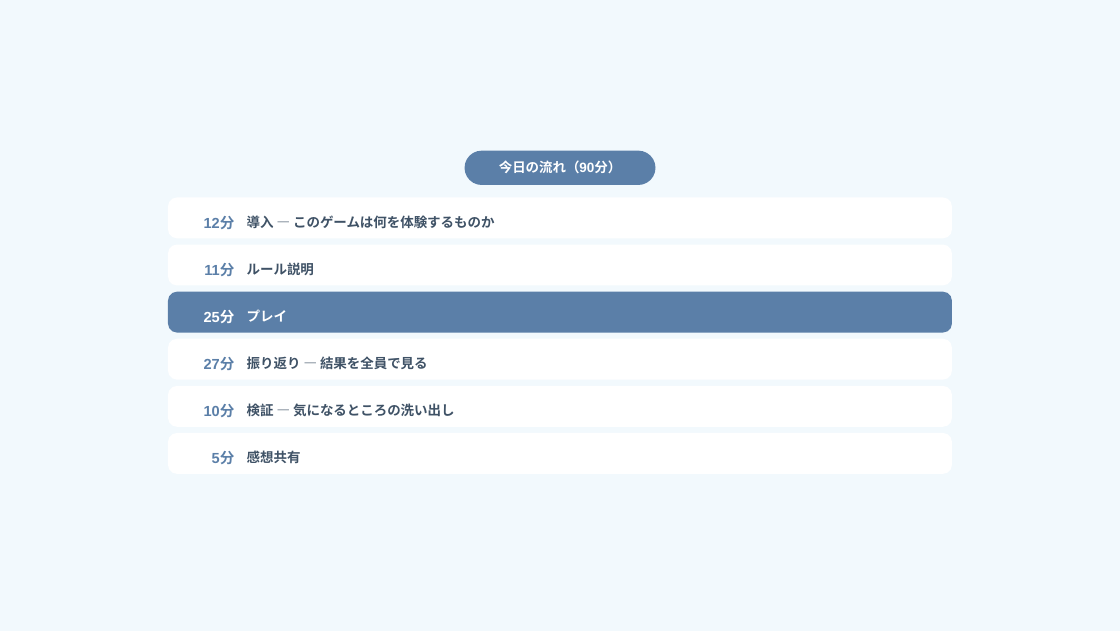
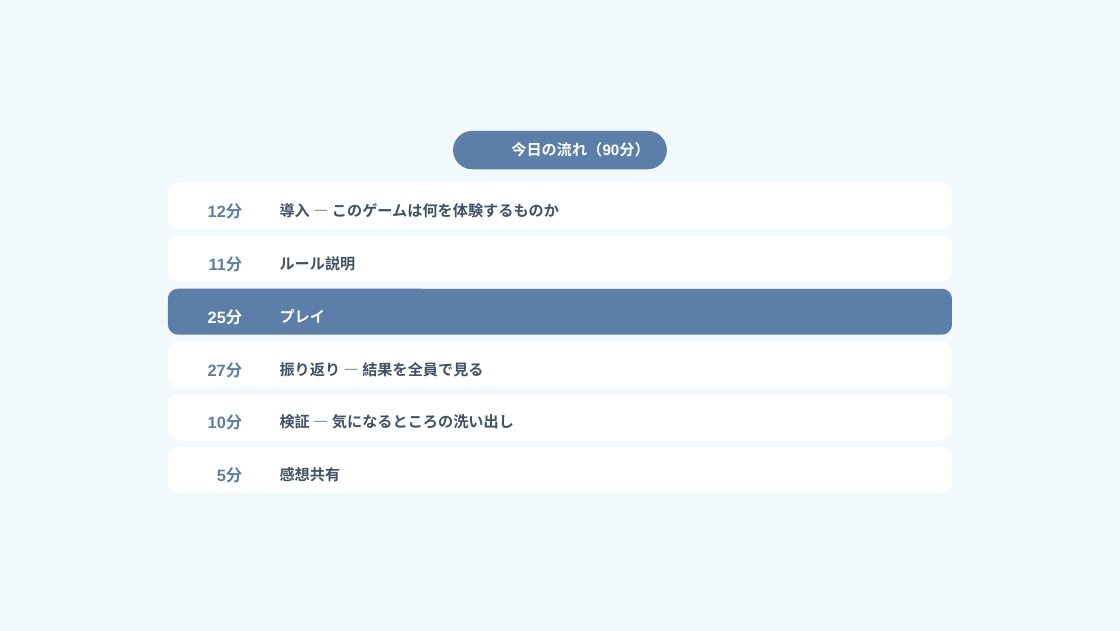
Before and after one commit to arico1101/door-world-short-online, a slide deck: slide 2 of slides.pptx. Drawn at 1120x631 pixels with LibreOffice and Linux fonts; fonts in the diff are those of the drawing; background and template pictures are left out. Boxes give left, top, right and bottom in pixels: in the first picture for what was removed or moved away, otherwise in the second. Text is boxed around its words. In the diff, an @@ line names an element or a change of style, - is before the commit and + after.

```diff
--- a/slides.pptx
+++ b/slides.pptx
@@ rounded rectangle: place and size @@
-rounded rectangle at [464, 151, 656, 185]
+rounded rectangle at [453, 131, 667, 169]
@@ size 13 to 14.6 pt; line spacing 23.4pt to 26.2pt in 7 elements at [280, 309, 325, 323], [280, 362, 483, 377], [280, 256, 356, 271], [280, 414, 514, 429], [280, 203, 559, 218], [280, 467, 341, 482], [511, 142, 649, 157] @@
@@ text "今日の流れ（90分）": place and size @@
-text "今日の流れ（90分）" at [499, 160, 622, 173]
+text "今日の流れ（90分）" at [511, 142, 649, 157]
@@ rounded rectangle: place and size @@
-rounded rectangle at [168, 197, 952, 238]
+rounded rectangle at [168, 183, 952, 228]
@@ text "12分": place and size @@
-text "12分" at [204, 216, 235, 229]
+text "12分" at [208, 204, 243, 219]
@@ text "導入 — このゲームは何を体験するものか": place and size @@
-text "導入 — このゲームは何を体験するものか" at [247, 215, 494, 228]
+text "導入 — このゲームは何を体験するものか" at [280, 203, 559, 218]
@@ rounded rectangle: place and size @@
-rounded rectangle at [168, 244, 952, 285]
+rounded rectangle at [168, 236, 952, 281]
@@ text "ルール説明": place and size @@
-text "ルール説明" at [247, 262, 314, 275]
+text "ルール説明" at [280, 256, 356, 271]
@@ text "プレイ": place and size @@
-text "プレイ" at [247, 309, 287, 322]
+text "プレイ" at [280, 309, 325, 323]
@@ rounded rectangle: place and size @@
-rounded rectangle at [168, 339, 952, 380]
+rounded rectangle at [168, 341, 952, 387]
@@ text "振り返り — 結果を全員で見る": place and size @@
-text "振り返り — 結果を全員で見る" at [247, 356, 428, 369]
+text "振り返り — 結果を全員で見る" at [280, 362, 483, 377]
@@ rounded rectangle: place and size @@
-rounded rectangle at [168, 386, 952, 427]
+rounded rectangle at [168, 394, 952, 440]
@@ text "10分": place and size @@
-text "10分" at [204, 404, 235, 417]
+text "10分" at [208, 415, 243, 430]
@@ text "検証 — 気になるところの洗い出し": place and size @@
-text "検証 — 気になるところの洗い出し" at [247, 402, 454, 420]
+text "検証 — 気になるところの洗い出し" at [280, 414, 514, 429]
@@ rounded rectangle: place and size @@
-rounded rectangle at [168, 433, 952, 474]
+rounded rectangle at [168, 447, 952, 493]
@@ size 14.1 to 15.8 pt; line spacing 25.4pt to 28.4pt in 6 elements at [208, 309, 243, 325], [208, 362, 243, 378], [209, 257, 243, 272], [208, 415, 243, 430], [208, 204, 243, 219], [217, 468, 243, 483] @@
@@ text "5分": place and size @@
-text "5分" at [212, 451, 235, 464]
+text "5分" at [217, 468, 243, 483]
@@ text "感想共有": place and size @@
-text "感想共有" at [247, 450, 301, 463]
+text "感想共有" at [280, 467, 341, 482]
```
Also in this commit, not shown: 26 other slides changed.
